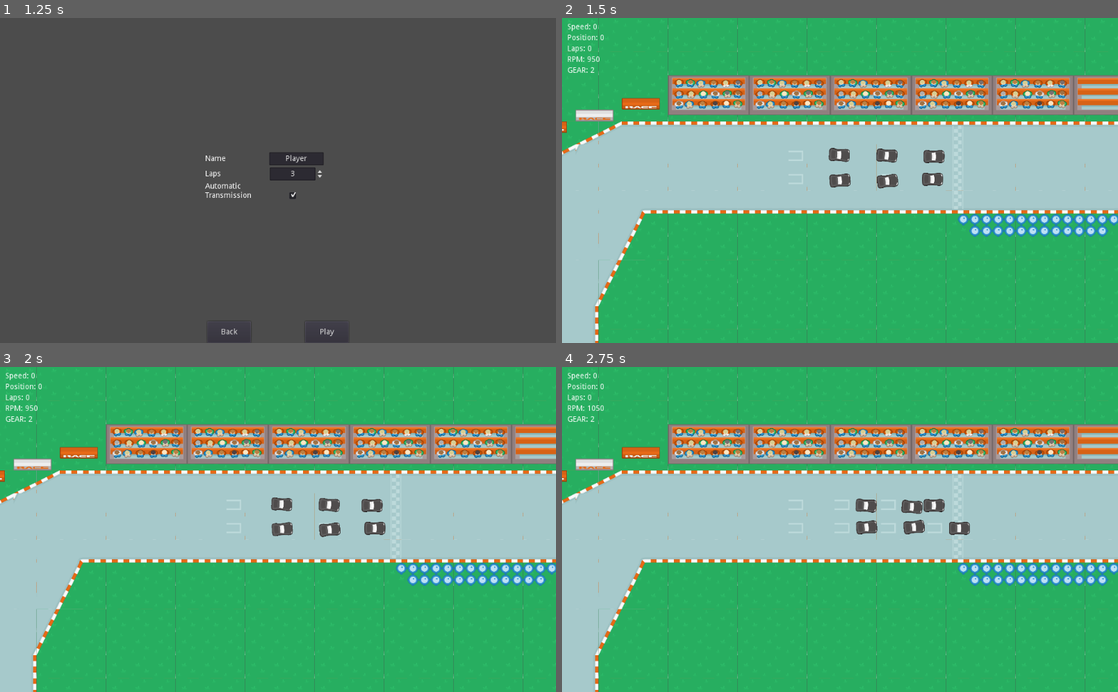
Above: before the commit, frames 1-4 (two rows, left to right).
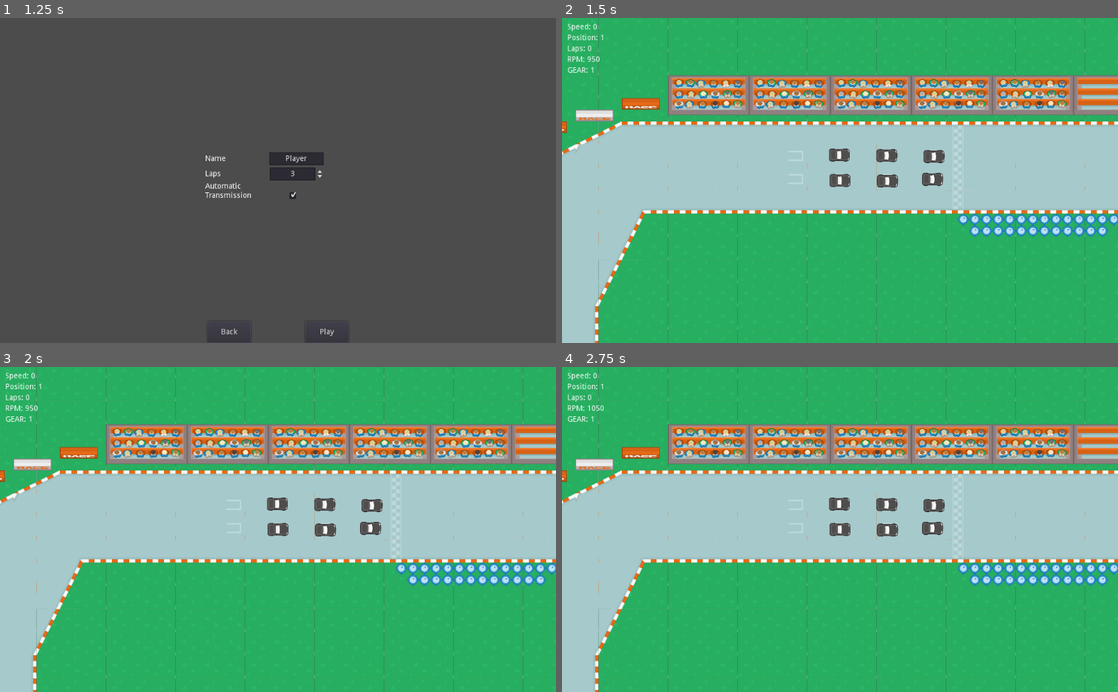
Above: after the commit, the same moments.

Repository: juancitortiz/gran-turrismo
Game: Godot game, scene res://scenes/Menu.tscn
Two runs of this game, one before a commit and one after it. Both use one fixed random seed, a clock stepped at 60 frames per second and the inputs below.
Inputs (mouse positions are in pixels of both pictures, inside the frame that each line leads up to):
- Up to frame 1 (1.25 s): click "Start" at 0.5 s
- Up to frame 2 (1.5 s): click "Play" at 1.25 s
- Up to frame 3 (2 s): no input
- Up to frame 4 (2.75 s): move the mouse to (962, 513) at 2.02 s; hold Right (ui_right) from 2.03 s (still down); tap Space (ui_select) at 2.27 s

Frame 1 is identical in both runs. In frame 2, 0.1% of the frame differs, in the area x 5-67%, y 5-53%; in frame 3, 0.6%; in frame 4, 1.5%, in the area x 5-74%, y 5-53%.
Error after the commit: Invalid call. Nonexistent function 'handle_accelerate' in base 'Nil'. (res://scripts/Player.gd:35)

Commit message:
Improved race position

Diff:
--- a/project.godot
+++ b/project.godot
@@ -18,6 +18,7 @@
 
 ControlUi="*res://scripts/ControlUI.gd"
 Global="*res://scripts/GlobalConfig.gd"
+MyCustomSorters="*res://scripts/utils/MyCustomSorters.gd"
 
 [input]
 
--- a/scenes/Main.tscn
+++ b/scenes/Main.tscn
@@ -35,5 +35,10 @@
 position = Vector2( 2101.51, 1096.16 )
 bot = true
 
+[node name="Timer" type="Timer" parent="."]
+wait_time = 3.0
+one_shot = true
+autostart = true
+
 [connection signal="update_finish_race" from="." to="Control UI" method="_on_Main_update_finish_race"]
 [connection signal="update_stats" from="." to="Control UI" method="_on_Main_update_stats"]
--- a/scripts/LapSystem.gd
+++ b/scripts/LapSystem.gd
@@ -5,6 +5,5 @@
 	for i in range(0, curve.get_point_count()):
 		print("(LapSystem) Curve point pos: ",curve.get_point_position(i))
 
-
 func get_next_point(current_pos):
 	return curve.get_closest_point(current_pos)
--- a/scripts/Main.gd
+++ b/scripts/Main.gd
@@ -1,9 +1,12 @@
 extends Node2D
+
+var MyCustomSorters = preload("res://scripts/utils/MyCustomSorters.gd")
 
 var race_stat = "on course"
 onready var number_of_laps = 1
 export (bool) var free_mode = false
 onready var players = Array()
+var current_check_point = 0
 
 signal update_stats(laps, position, speed, rpm, gear)
 signal update_finish_race(visible, msg)
@@ -11,13 +14,17 @@
 func _ready():
 	number_of_laps = Global.laps
 	_set_players_list()
-	for player in players:
-		if !player.bot:
-			player.car.automatic = Global.is_auto_transmission
-		player.curve_points = _set_player_curve_points()
+	print("(Main) Positions:")
+	for i in range(players.size()):
+		if !players[i].bot:
+			players[i].car.automatic = Global.is_auto_transmission
+		players[i].curve_points = _set_player_curve_points()
+		players[i].race_position = i+1
+		print("(Main) ", players[i].race_position)
 	emit_signal("update_finish_race", false, "")
 	if free_mode:
 		print("(Main) Free mode!")
+
 
 func _set_players_list():
 	"""
@@ -37,12 +44,12 @@
 	var actual_speed = $Player/Car.get_speed()
 	emit_signal("update_stats",
 				str($Player.current_lap),
-				str(0), str(actual_speed),
+				str($Player.race_position), str(actual_speed),
 				str($Player/Car.get_current_rpm()),
 				str($Player/Car.get_actual_gear()))
 	if race_stat != "finished" and !free_mode:
 		_check_lap_state()
-		_check_positions()
+		#_check_positions()
 
 func _check_lap_state():
 	if($Player.current_lap == number_of_laps):
@@ -58,13 +65,40 @@
 		_exit_level()
 
 func _check_positions():
+	"""
+	Acerca de:
+		Aún no sirve, aca dejo igual una data pa ver si lo puedo hacer arrancar
+		"https://docs.godotengine.org/en/stable/classes/class_array.html#class-array-method-sort-custom"
+		"https://godotforums.org/discussion/25199/problem-with-array-sort-custom"
+		"https://godotengine.org/qa/57721/how-do-you-sort-an-array-of-dictionaries"
+	"""
+	var race_positions = []
+	for i in range(players.size()):
+		race_positions.append([
+			players[i].current_lap,
+			players[i].current_point_in,
+			players[i].get_instance_id()
+		])
+	print("(Main) race_positions before ", race_positions)
+	race_positions = race_positions.sort_custom(MyCustomSorters, "sort_check_points")
+	#race_positions.sort_custom(MyCustomSorters, "sort_laps")
+	print("(Main) race_positions after ", race_positions)
 
-	pass
+
+	for i in range(players.size()):
+		if(players[i].get_instance_id() == race_positions[i][2]):
+			players[i].race_position = i+1
+
 
 func _exit_level():
-	$Player.queue_free()
+	for player in players:
+		player.queue_free()
 	$Terrain.queue_free()
 	$"Control UI".queue_free()
 	$".".queue_free()
 	print("(Main) change scene to Menu")
 	Global.check_change_scene_status(get_tree().change_scene("res://scenes/Menu.tscn"))
+
+
+func is_current_check_point_changed(_player):
+	pass
--- a/scripts/Player.gd
+++ b/scripts/Player.gd
@@ -7,6 +7,8 @@
 var curve_points = Array()
 var current_point_in = 0
 var current_lap = 0
+var race_position = 0
+var can_move:bool = false
 
 
 func _ready():
@@ -20,21 +22,24 @@
 			$Car/Engine.is_on = true
 
 func _process(_delta):
-	if !bot and _input_manager:
-		_input_manager.handle_inputs()
-	if bot or $Car.automatic:
-		handle_gears()
-	if(curve_points != null and curve_points.size() > 0):
-		_handle_current_point()
-		if bot:
-			turn_towards_target()
+	if can_move:
+		if !bot and _input_manager:
+			_input_manager.handle_inputs()
+		if bot or $Car.automatic:
+			handle_gears()
+		if(curve_points != null and curve_points.size() > 0):
+			_handle_current_point()
+			if bot:
+				turn_towards_target()
+	else:
+		_input_manager.handle_accelerate()
 
 func _handle_current_point():
 	current_point = curve_points[current_point_in]
 	#current_point = get_viewport().get_mouse_position()
 	var proximity = current_point - $Car.get_global_position()
 	if(proximity.length() < 500):
-		if(current_point_in == curve_points.size() - 1):
+		if(is_last_check_point()):
 			current_point_in = 0
 			current_lap += 1
 			#print("(Player) changed lap to: ", current_lap)
@@ -80,3 +85,6 @@
 			$Car.gear_up = true
 		elif($Car.get_speed() < $Car.top_speed_per_gear[$Car.get_actual_gear()-1]):
 			$Car.gear_down = true
+
+func is_last_check_point() -> bool:
+	return current_point_in == curve_points.size() - 1
--- a/scripts/Player/InputManager.gd
+++ b/scripts/Player/InputManager.gd
@@ -7,8 +7,7 @@
 	pass
 
 func handle_inputs():
-	if car.engine.is_on:
-		car.is_accelerating = Input.is_action_pressed("ui_up")
+	handle_accelerate()
 	car.is_breaking = Input.is_action_pressed("ui_down")
 	car.steer_left = Input.is_action_pressed("ui_left")
 	car.steer_right = Input.is_action_pressed("ui_right")
@@ -17,3 +16,7 @@
 	car.is_handbreaking = Input.is_action_pressed("ui_select")
 	if Input.is_action_just_pressed("ui_ignite"):
 		emit_signal("ignite_engine")
+
+func handle_accelerate():
+	if car.engine.is_on:
+		car.is_accelerating = Input.is_action_pressed("ui_up")
--- /dev/null
+++ b/scripts/utils/MyCustomSorters.gd
@@ -0,0 +1,11 @@
+extends Node
+
+class MyCustomSorters:
+
+	static func sort_laps(a, b) -> bool:
+		if a[0] > b[0]:
+			return true
+		return false
+
+	static func sort_check_points(a, b) -> bool:
+		return (a[1] > b[1])
